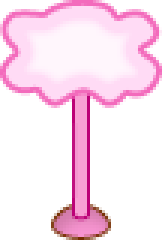
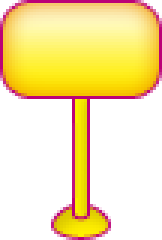
The second (162, 240) image is a revision of the first. Changes to its layers:
renamed "Фигура 78" to "Фигура 1", painted on it over [0, 0, 162, 108]
added layer "Слой 2" (20%) in group "tablet" over [69, 78, 126, 240]
painted on "Shape 1" (1st of 2, in "tablet") over [72, 87, 90, 222]
painted on "Shape 2" over [51, 201, 111, 240]
